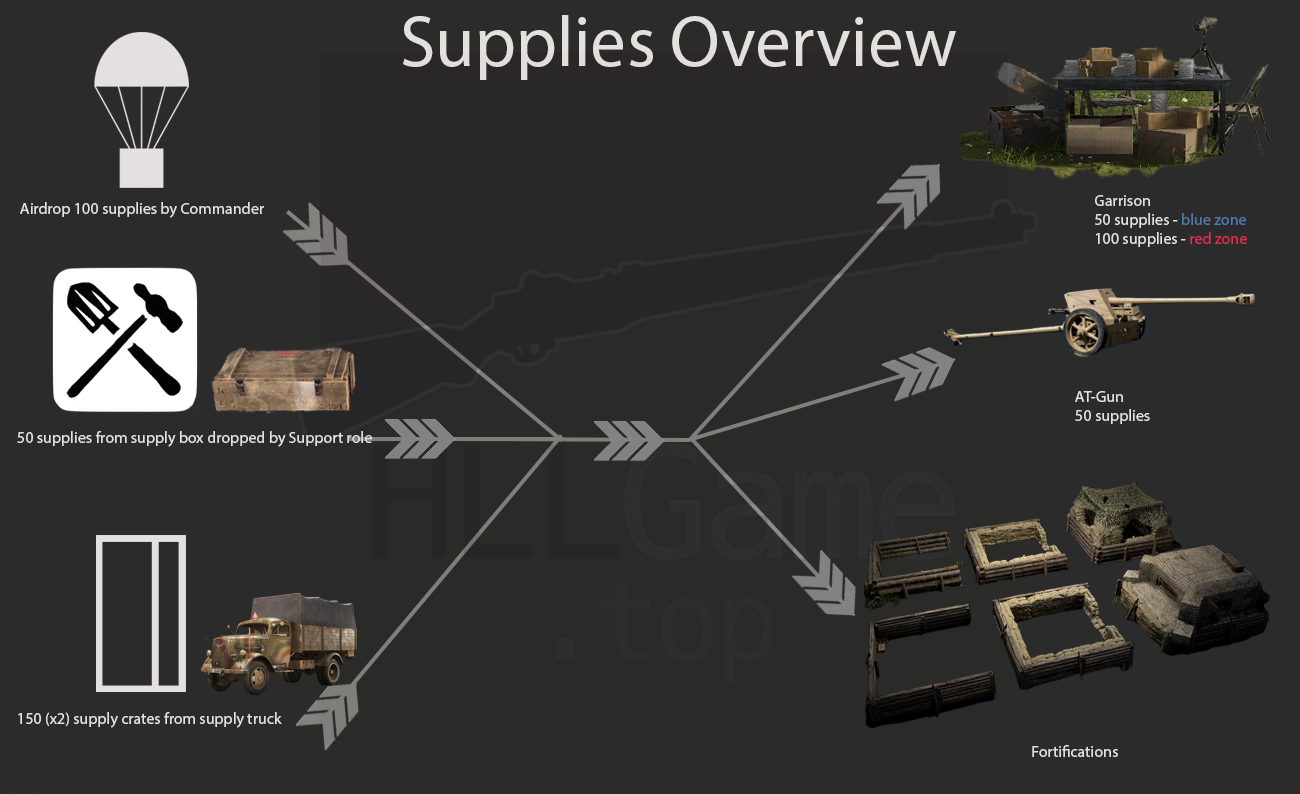
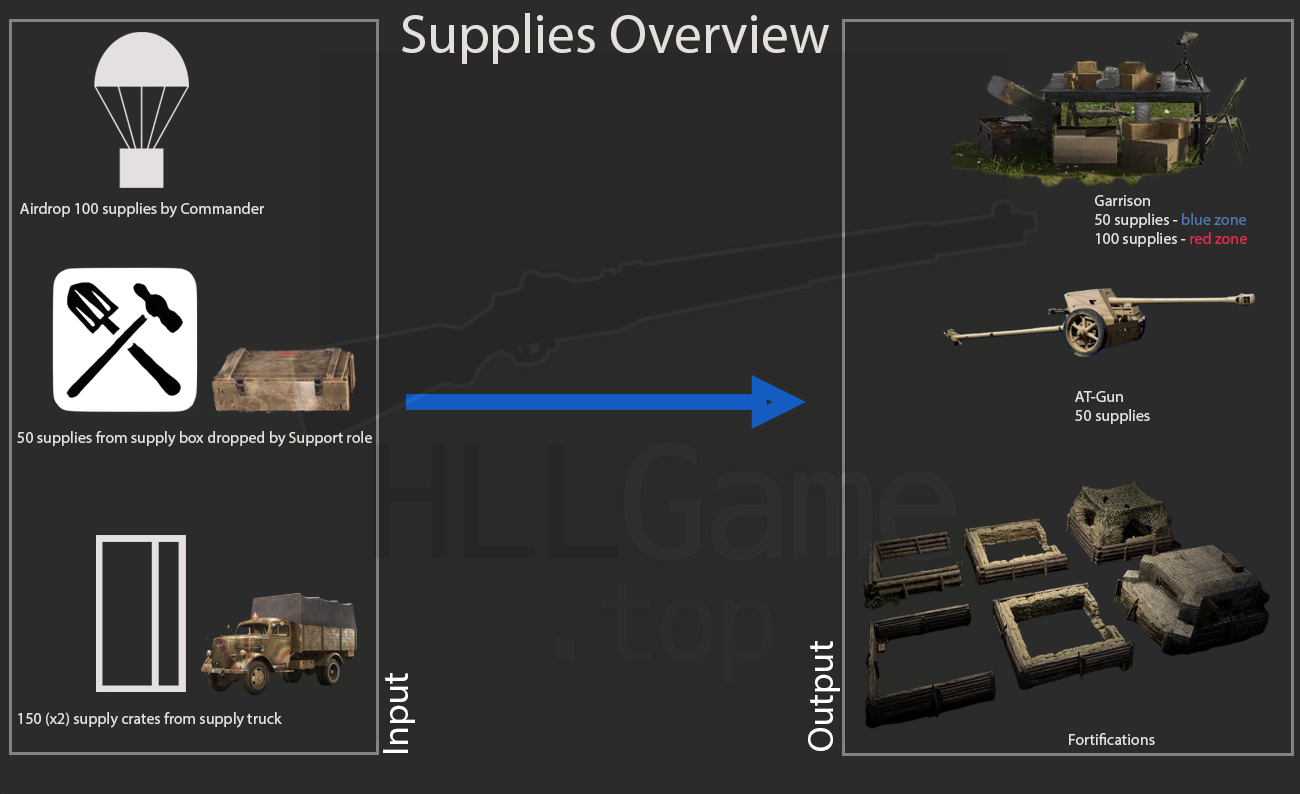
Layer changes from the first 1300 x 794 image to the second:
removed layer "Layer 15 copy" (1st of 5) over box(791, 549, 856, 617)
removed layer "Layer 15 copy" (2nd of 5) over box(876, 163, 941, 230)
removed layer "Layer 15 copy" (3rd of 5) over box(882, 347, 956, 402)
removed layer "Layer 16" over box(385, 419, 456, 459)
removed layer "Layer 15" over box(594, 421, 665, 461)
painted on "Supplies Overview" over box(402, 13, 956, 80)
removed layer "Line 2" over box(470, 437, 690, 442)
painted on "Fortifications" over box(1032, 733, 1155, 757)
renamed "Line 3" to "Rectangle 2", moved it above "Rectangle 1", painted on it over box(687, 19, 1294, 756)
removed layer "Layer 15 copy" (4th of 5) over box(282, 202, 350, 267)
removed layer "Layer 15 copy" (5th of 5) over box(295, 682, 359, 751)
added layer "Rectangle 1" above "AT-Gun 50 supplies" over box(9, 19, 379, 755)
painted on "Layer 9" over box(951, 16, 1271, 188)
moved "Line 1" above "Output", painted on it over box(286, 210, 806, 723)
added layer "Output" above "Input" over box(808, 641, 840, 751)
added layer "Input" above "Layer 0" over box(383, 673, 415, 753)